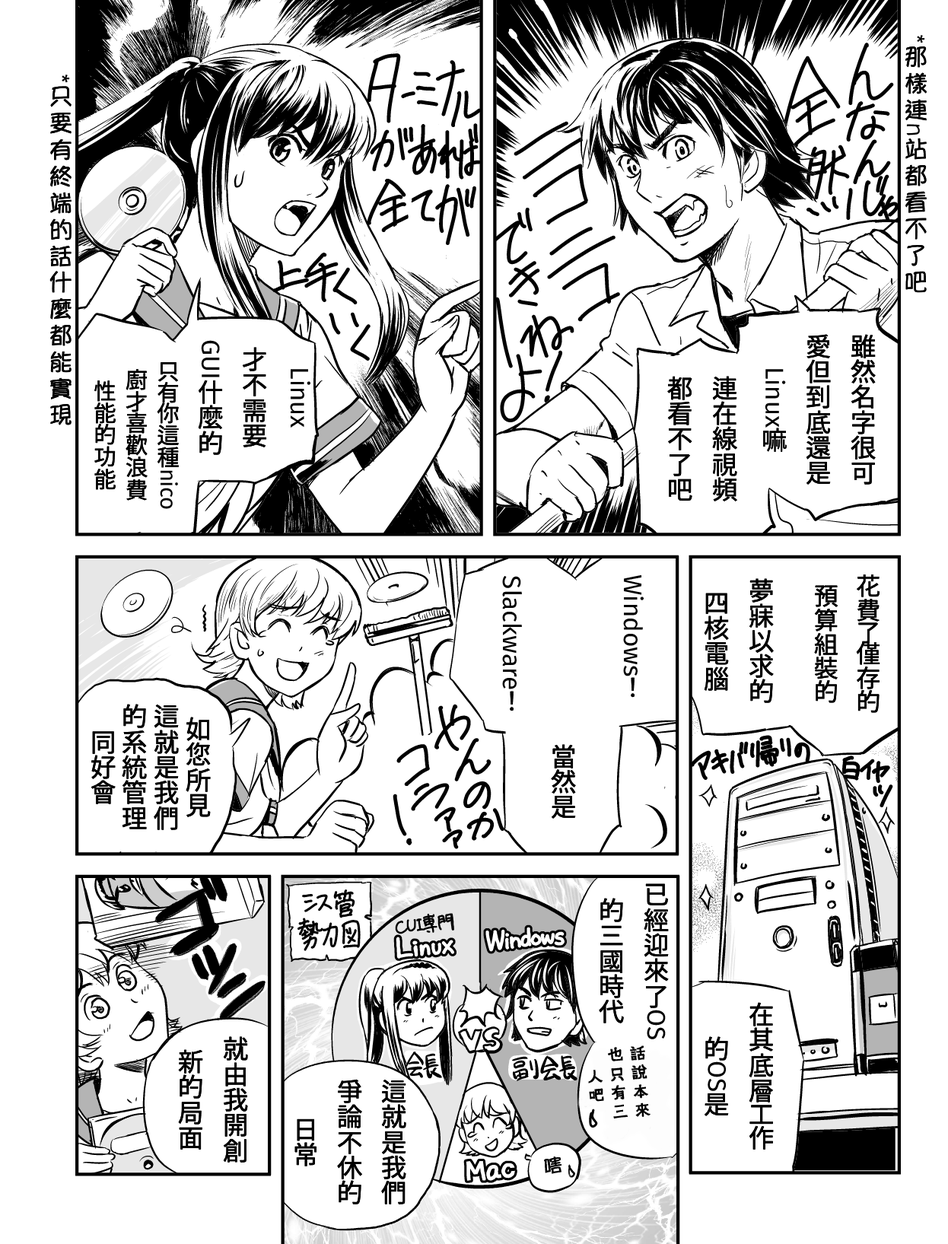
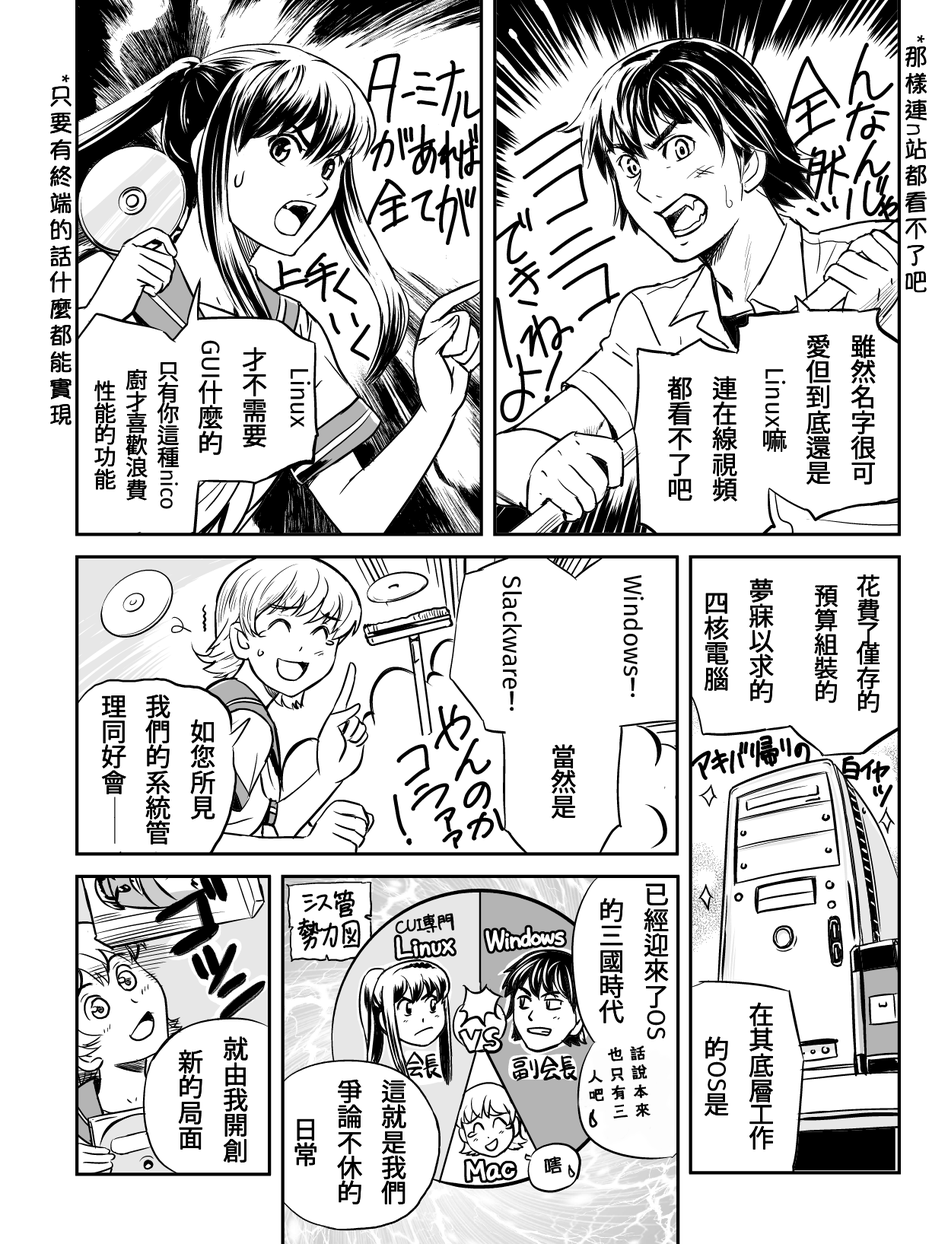
Comparing the layer stacks of the two 948 × 1244 images. Changes:
renamed "如您所見 這就是我們的系統管理同好會" to "如您所見 我們的系統管理同好會——", painted on it over [90, 693, 216, 845]
